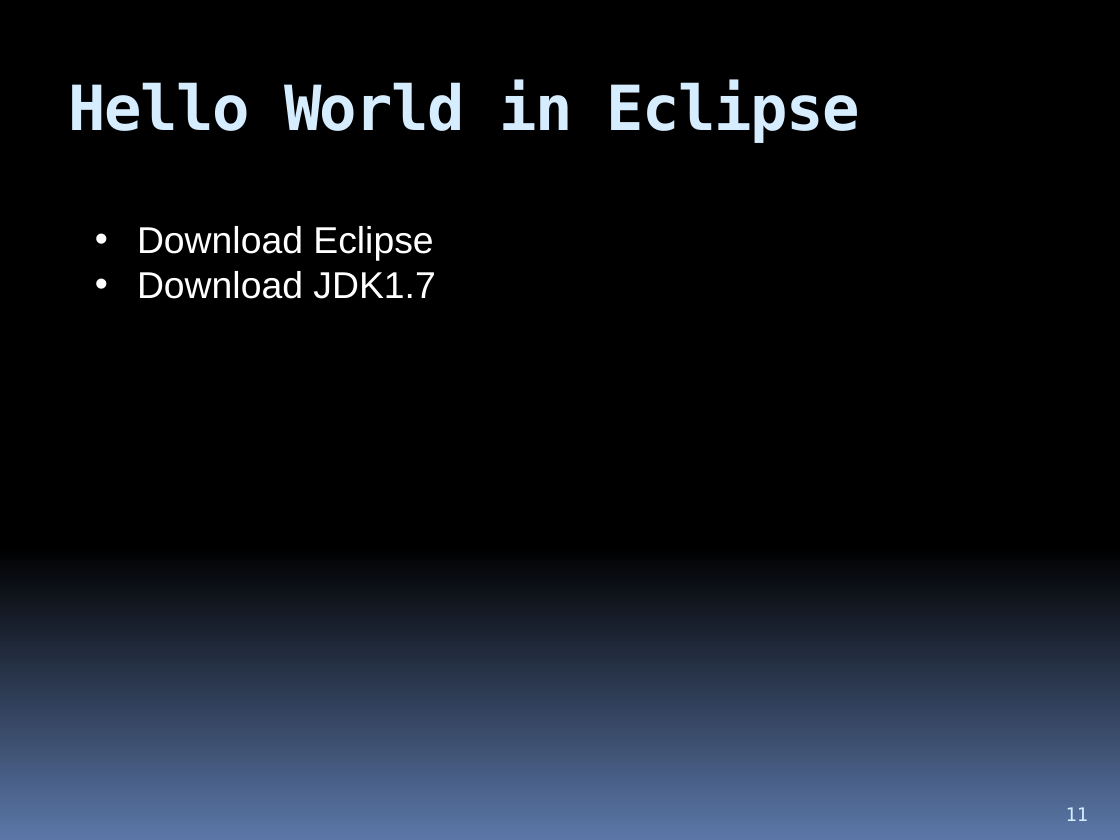
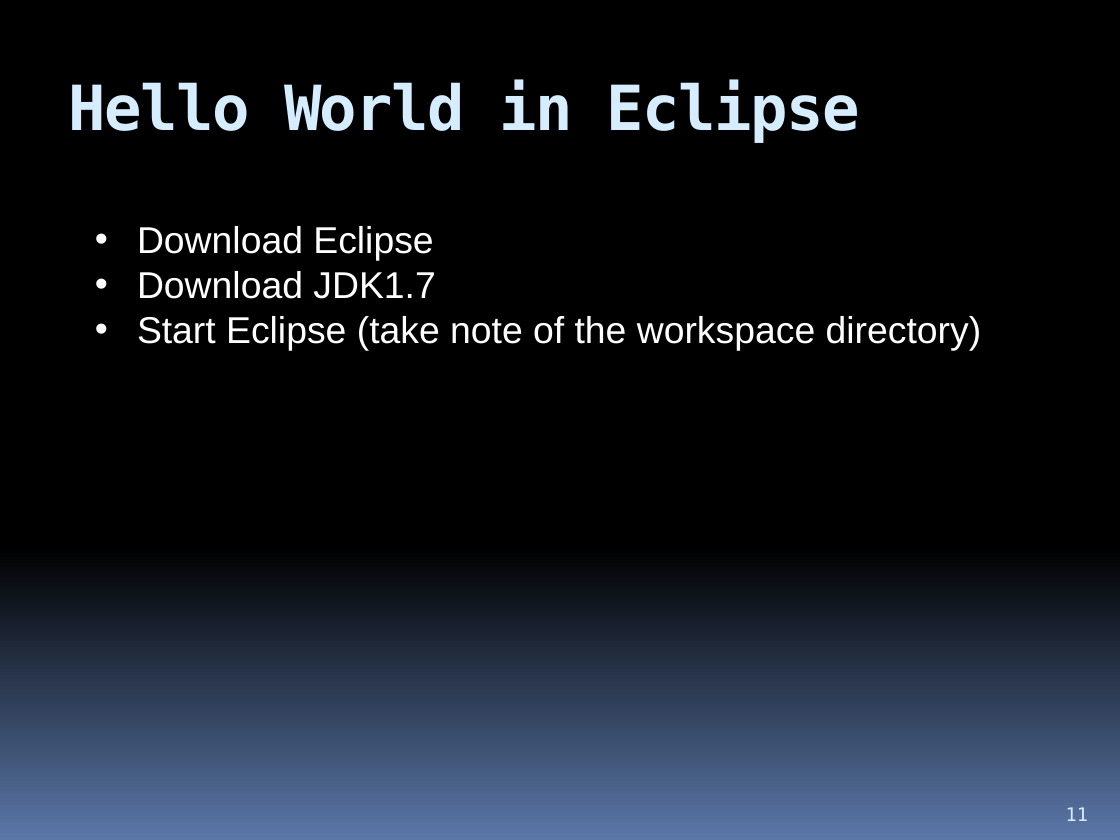
Before and after one commit to hchan/comp2613, a slide deck: slide 11 of coursePresentation.pptx. Drawn at 1120x840 pixels with LibreOffice and Linux fonts; fonts in the diff are those of the drawing. Boxes give left, top, right and bottom in pixels: in the first picture for what was removed or moved away, otherwise in the second. Text is boxed around its words. In the diff, an @@ line names an element or a change of style, - is before the commit and + after.

```diff
--- a/coursePresentation.pptx
+++ b/coursePresentation.pptx
@@ text at (x1=137, y1=316, x2=982, y2=350): paragraph added @@
+• Start Eclipse (take note of the workspace directory)
```
Also in this commit, not shown: 10 other slides changed, 16 slides added, 6 slides removed, 2 other files.
